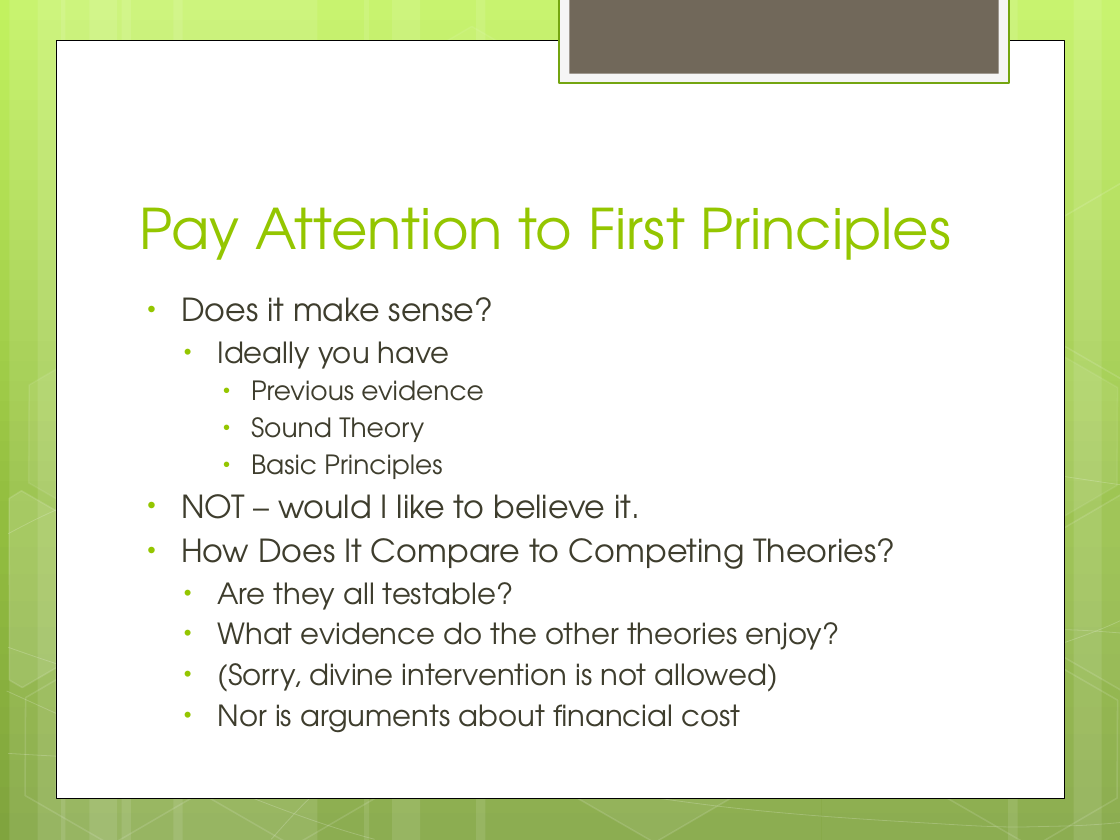
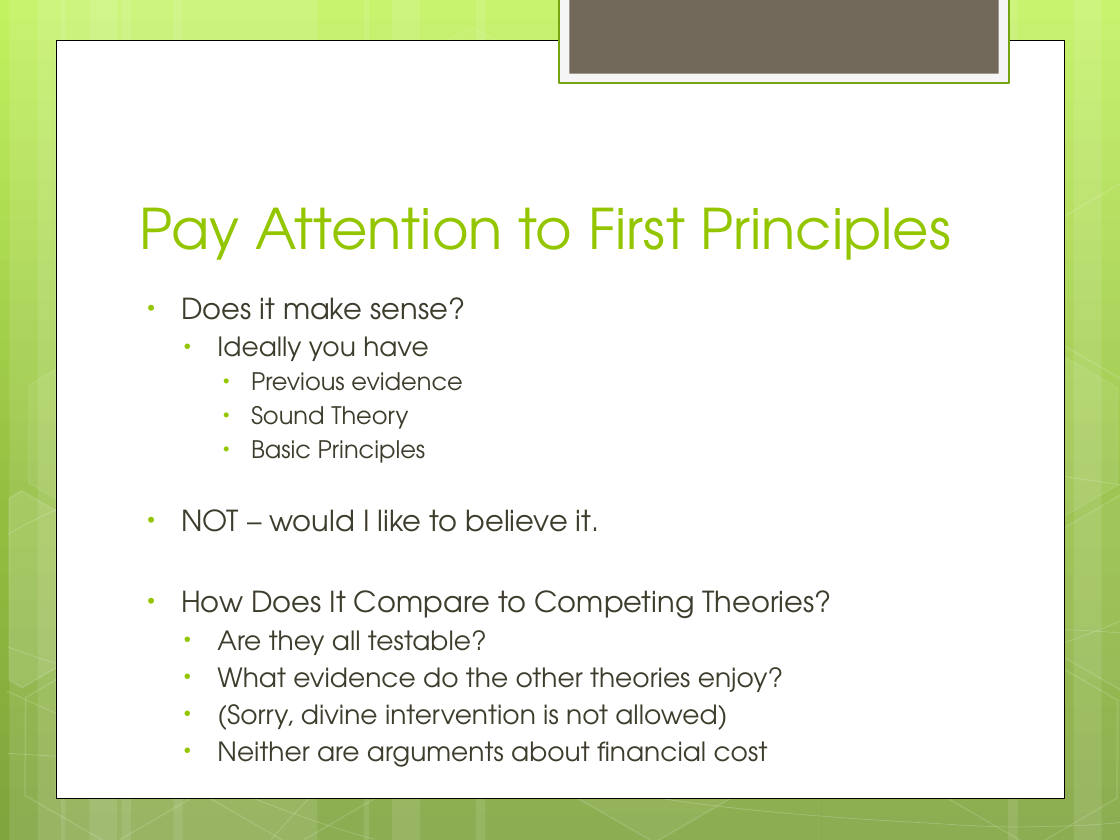
Before and after one commit to zoechao/teaching, a slide deck: slide 16 of final+data+lecture.pptx (slide 14 before the commit). Drawn at 1120x840 pixels with LibreOffice and Linux fonts; fonts in the diff are those of the drawing. Boxes give left, top, right and bottom in pixels: in the first picture for what was removed or moved away, otherwise in the second. Text is boxed around its words. In the diff, an @@ line names an element or a change of style, - is before the commit and + after.

```diff
--- a/final+data+lecture.pptx
+++ b/final+data+lecture.pptx
@@ text at [181,297,832,730]: size 20.4 to 18.6 pt in "Does it make sense?", "NOT – would I like to believe ...", "How Does It Compare to Competing Theories?"; size 18.7 to 17.1 pt in "Ideally you have", "Are they all testable?", "What evidence do the other theories enjoy?", "(Sorry, divine intervention is not allowed)"; size 17 to 15.5 pt in "Previous evidence", "Sound Theory", "Basic Principles" @@
@@ text at [217,741,768,767]: text changed; size 18.7 to 17.1 pt @@
-  • Nor is arguments about financial cost
+  • Neither are arguments about financial cost
```
Also in this commit, not shown: 9 other slides changed, 8 slides added, 2 slides removed.
